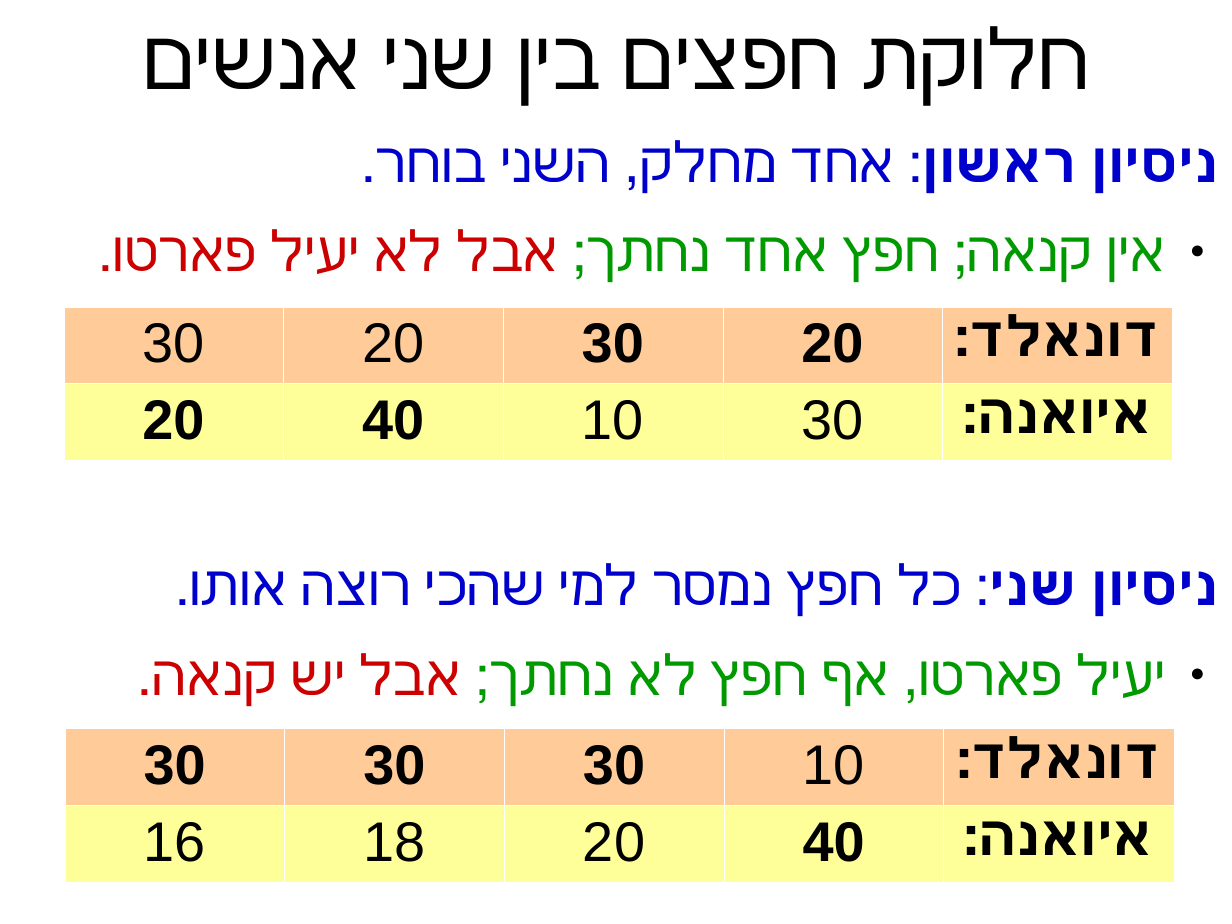
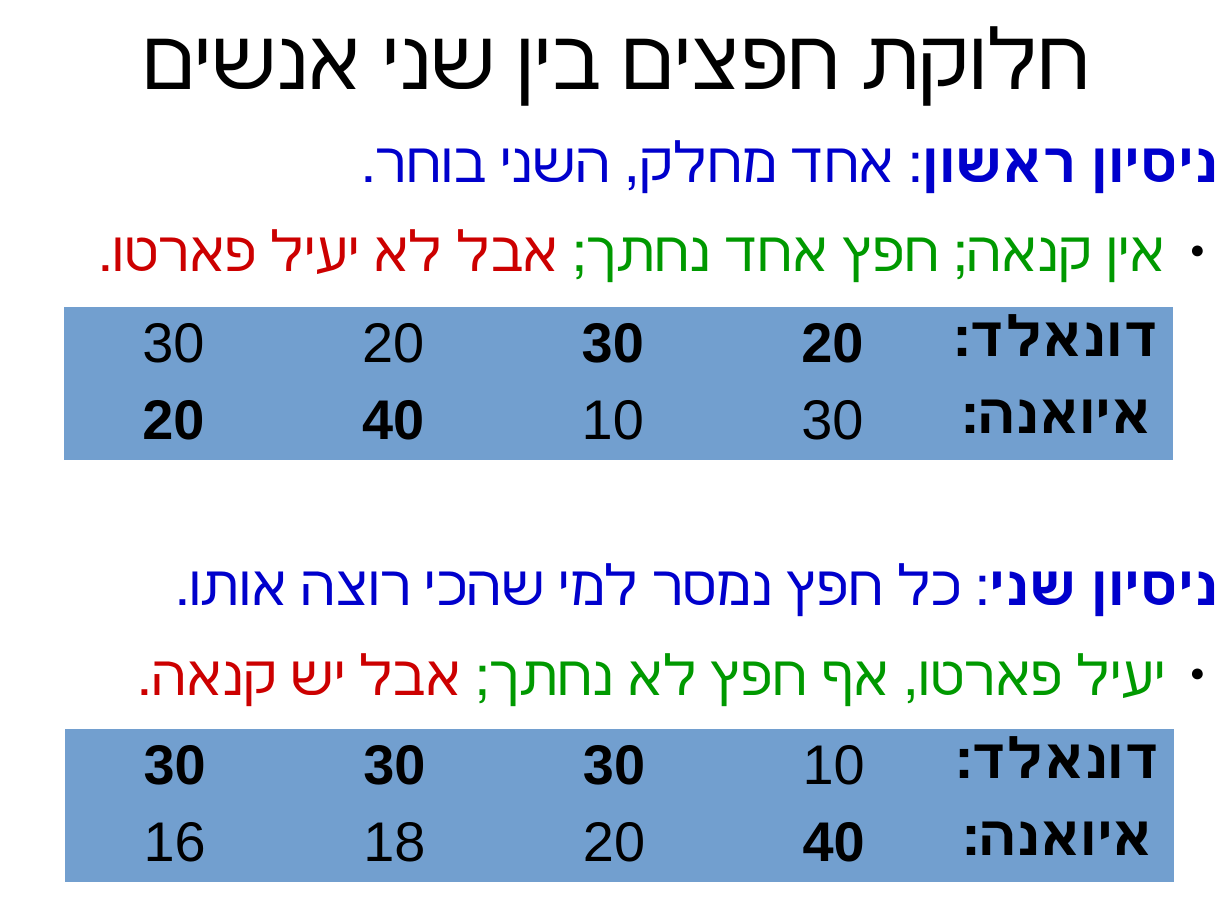
Before and after one commit to erelsgl-at-ariel/algorithms-5780, a slide deck: slide 5 of 04-item-allocation/slides-2-minimize-sharing.odp (slide 4 before the commit). Drawn at 1232x924 pixels with LibreOffice and Linux fonts; fonts in the diff are those of the drawing. Boxes give left, top, right and bottom in pixels: in the first picture for what was removed or moved away, otherwise in the second. Text is boxed around its words. In the diff, an @@ line names an element or a change of style, - is before the commit and + after.

```diff
--- a/04-item-allocation/slides-2-minimize-sharing.odp
+++ b/04-item-allocation/slides-2-minimize-sharing.odp
@@ table at <box>64,306,1175,459</box> @@
@@ fill #FFCC99 to #729FCF in row 1 @@
@@ fill #FFFF99 to #729FCF in row 2 @@
@@ borders changed @@
@@ table at <box>65,729,1176,882</box> @@
@@ fill #FFCC99 to #729FCF in row 1 @@
@@ fill #FFFF99 to #729FCF in row 2 @@
@@ borders changed @@
```
Also in this commit, not shown: 7 other slides changed, 4 other files.
